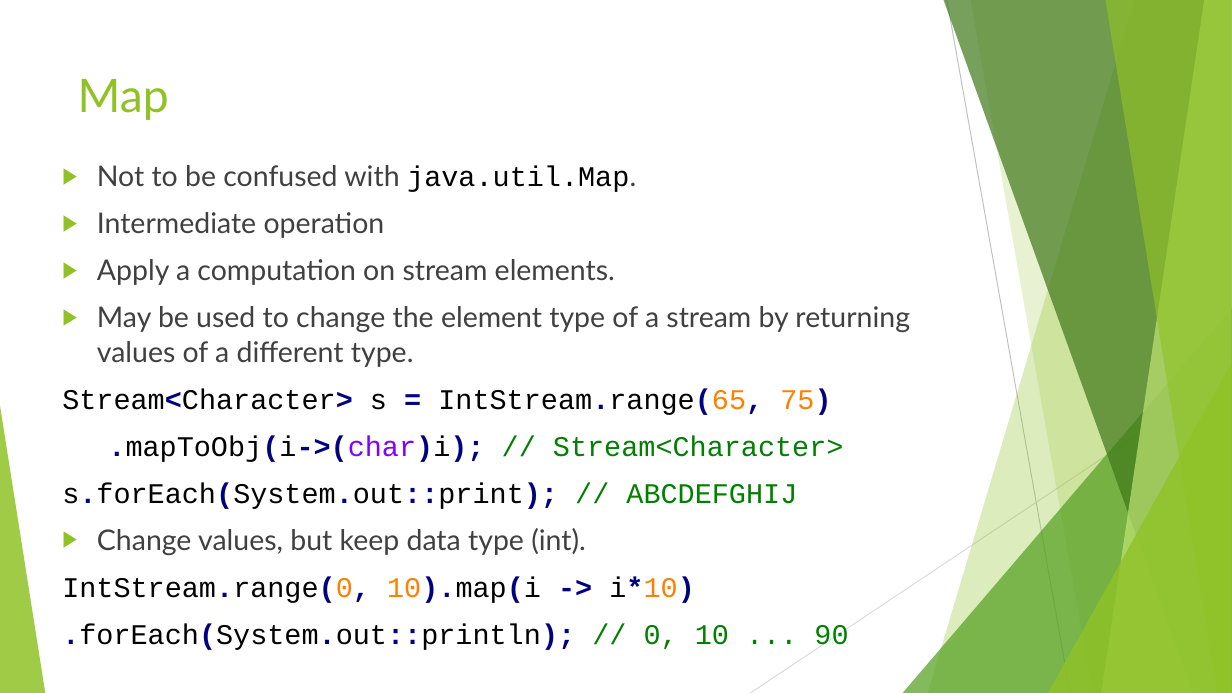
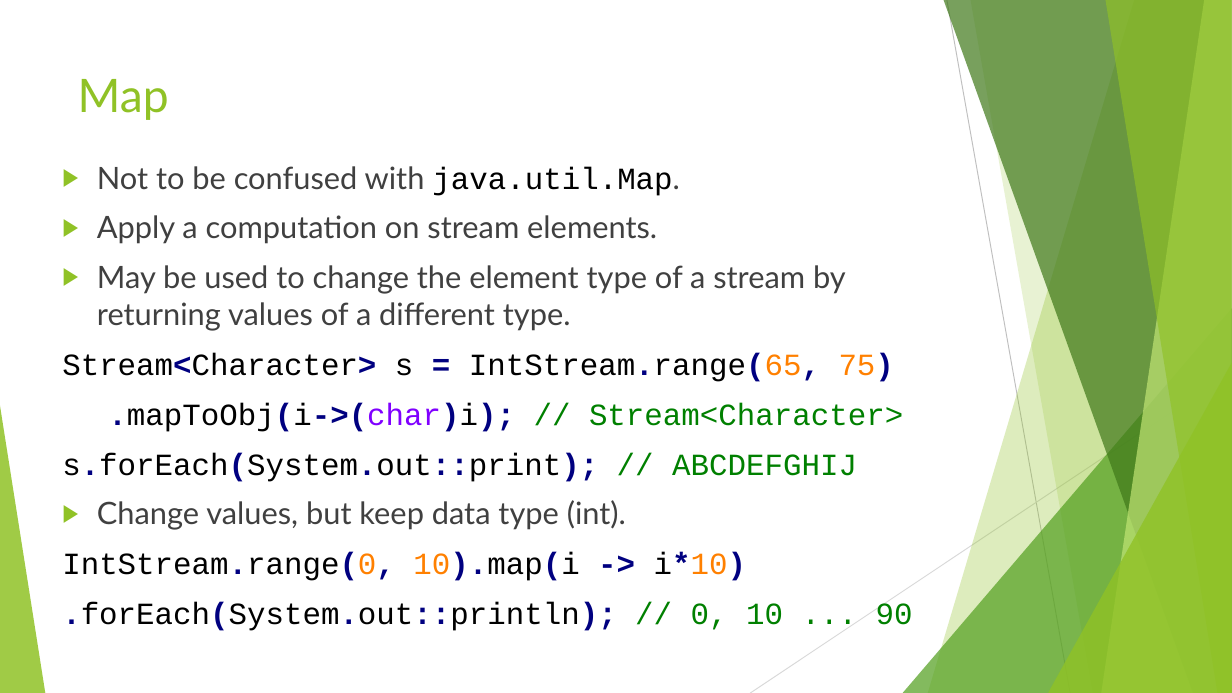
Before and after one commit to RichardRoda/2017-CodePaLOUsa-Lambda, a slide deck: slide 30 of Learning to Love the Lambda in the Stream.pptx. Drawn at 1232x693 pixels with LibreOffice and Linux fonts; fonts in the diff are those of the drawing. Boxes give left, top, right and bottom in pixels: in the first picture for what was removed or moved away, otherwise in the second. Text is boxed around its words. In the diff, an @@ line names an element or a change of style, - is before the commit and + after.

```diff
--- a/Learning to Love the Lambda in the Stream.pptx
+++ b/Learning to Love the Lambda in the Stream.pptx
@@ text "Not to be confused with ..." at (62,166,913,631): size 22.2 to 24 pt @@
@@ text at (97,212,385,238): paragraph removed @@
-▶ Intermediate operation
```
Also in this commit, not shown: 4 other slides changed, 1 other file.
